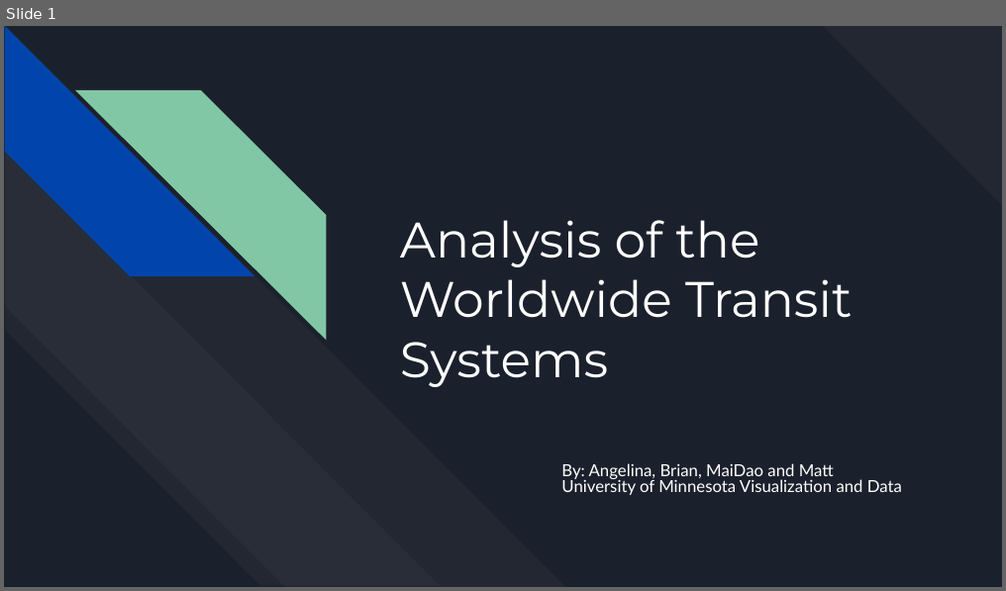
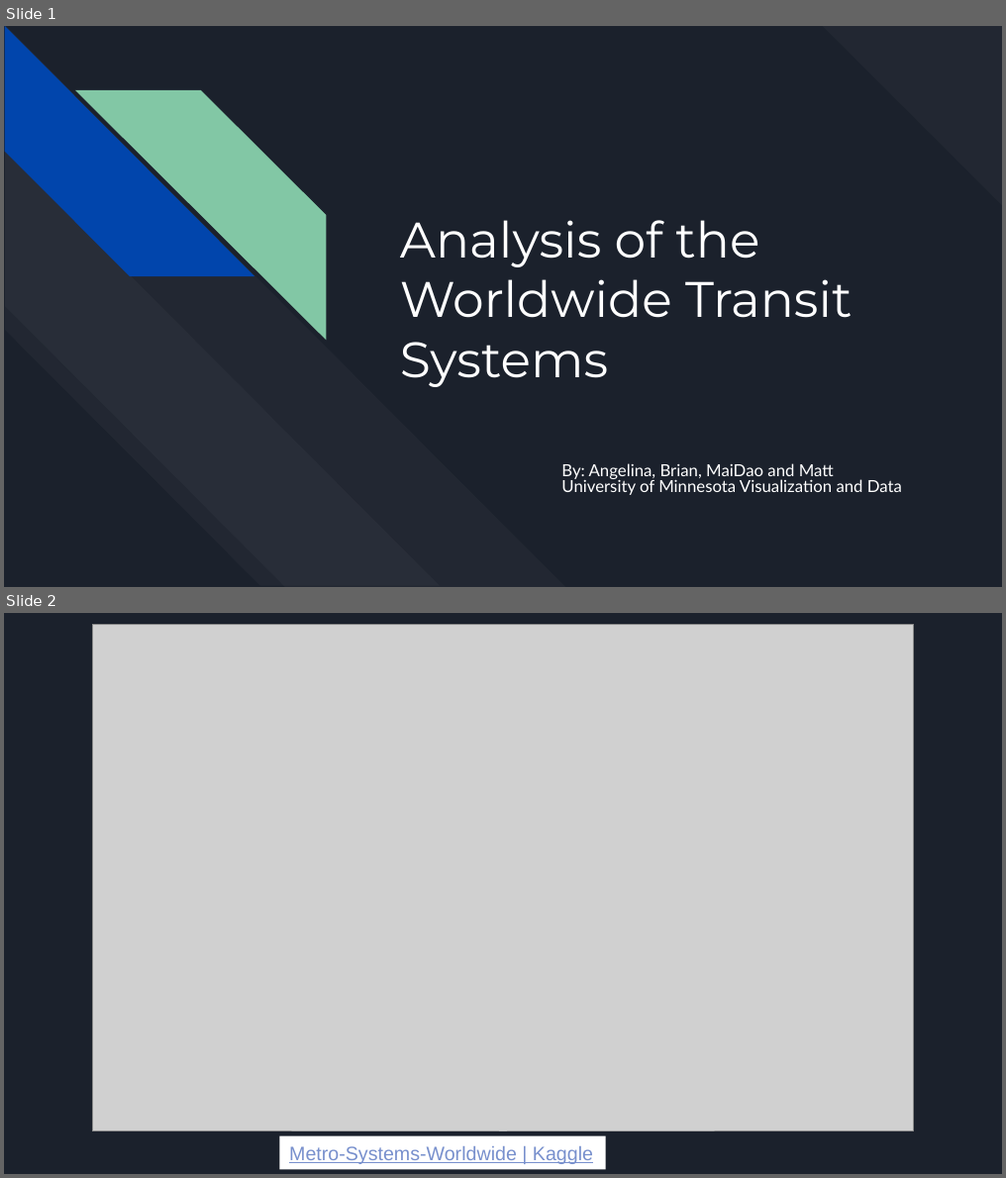
Before and after one commit to gituseraccount1/Project_1, a slide deck: Worldwide Metro Systems.pptx. Shown one above the other, each under a label of ours: slide 1 before the commit, slides 1 and 2 after it. The pictures are 1006x591 and 1006x1178 pixels, drawn with LibreOffice and Linux fonts; fonts in the diff are those of the drawing; grey boxes stand for pictures. Boxes give left, top, right and bottom in pixels: in the first picture for what was removed or moved away, otherwise in the second. Text is boxed around its words. In the diff, an @@ line names an element or a change of style, - is before the commit and + after.

Commit message:
updated

```diff
--- a/Worldwide Metro Systems.pptx
+++ b/Worldwide Metro Systems.pptx
@@ slide 2 added at <box>4,613,1002,1174</box>, background #1B212C @@
@@ picture added at <box>93,624,913,1132</box> @@
@@ rectangle added at <box>279,1136,606,1169</box>, fill #FFFFFF, 14 pt, text #7890CD, underline @@
+Metro-Systems-Worldwide | Kaggle
```
Also in this commit, not shown: 1 slide removed.
